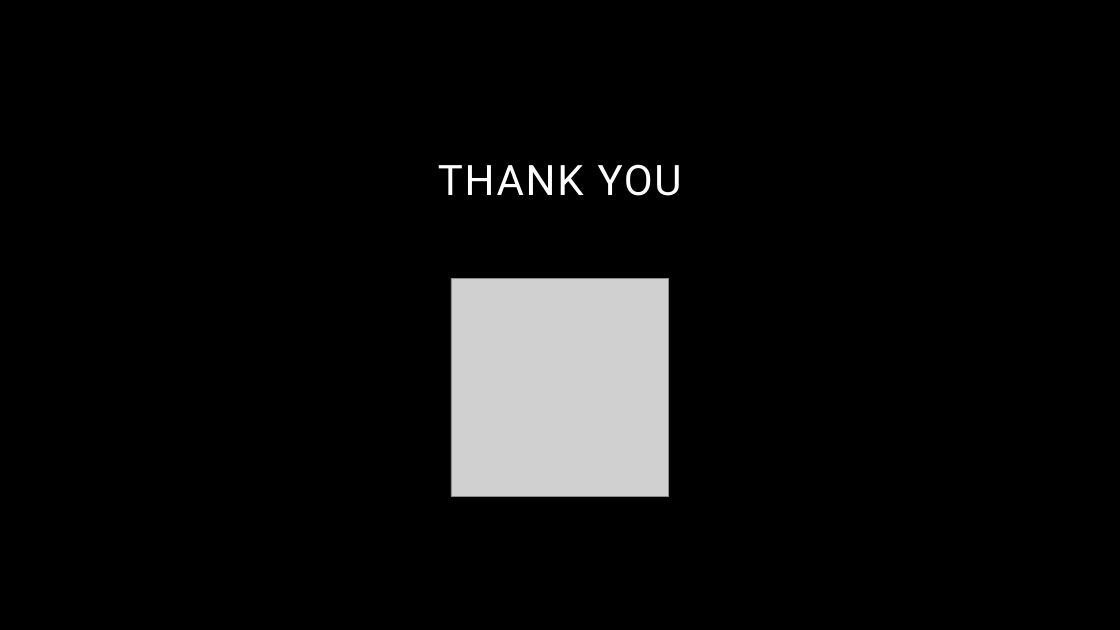
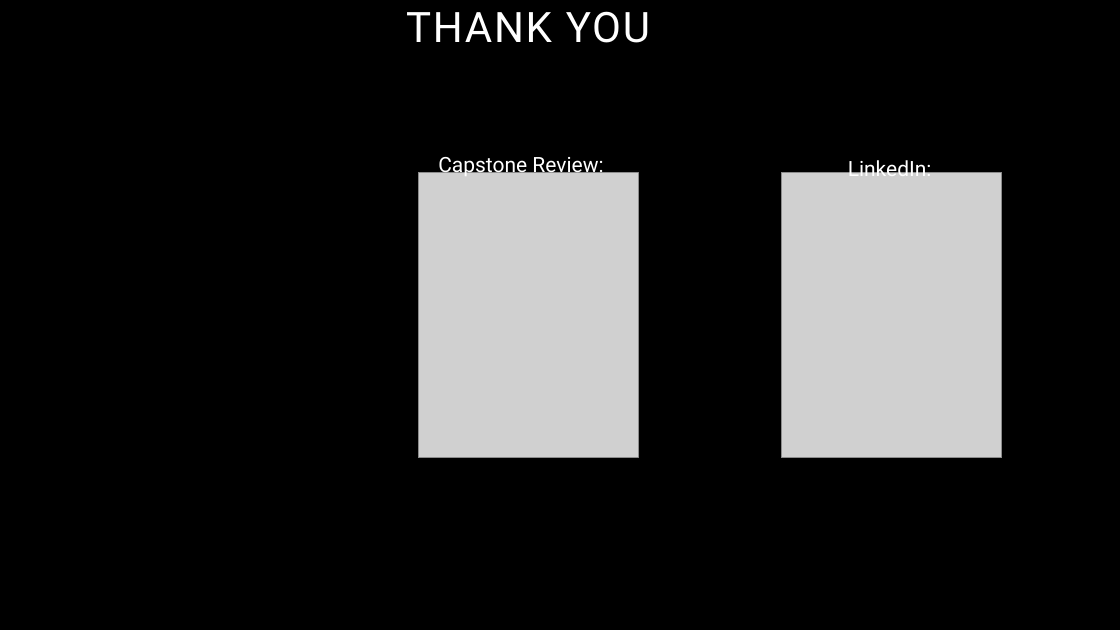
Before and after one commit to b-p2000/Data_Analyst, a slide deck: slide 7 of App Capstone/Bank 170 App Capstone.pptx. Drawn at 1120x630 pixels with LibreOffice and Linux fonts; fonts in the diff are those of the drawing; grey boxes stand for pictures; background and template pictures are left out. Boxes give left, top, right and bottom in pixels: in the first picture for what was removed or moved away, otherwise in the second. Text is boxed around its words. In the diff, an @@ line names an element or a change of style, - is before the commit and + after.

```diff
--- a/App Capstone/Bank 170 App Capstone.pptx
+++ b/App Capstone/Bank 170 App Capstone.pptx
@@ title "THANK YOU": place and size @@
-title "THANK YOU" at <box>438,164,682,196</box>
+title "THANK YOU" at <box>406,11,650,43</box>
@@ picture added at <box>418,172,639,458</box> @@
@@ text added at <box>438,157,603,178</box>, 18 pt, text #FFFFFF @@
+Capstone Review:
@@ picture added at <box>781,172,1002,458</box> @@
@@ text added at <box>848,157,932,183</box>, 18 pt, text #FFFFFF @@
+LinkedIn:
@@ picture removed at <box>451,278,669,496</box> @@
```
Also in this commit, not shown: 2 other slides changed, 2 slides added, 2 slides removed, 5 other files.
